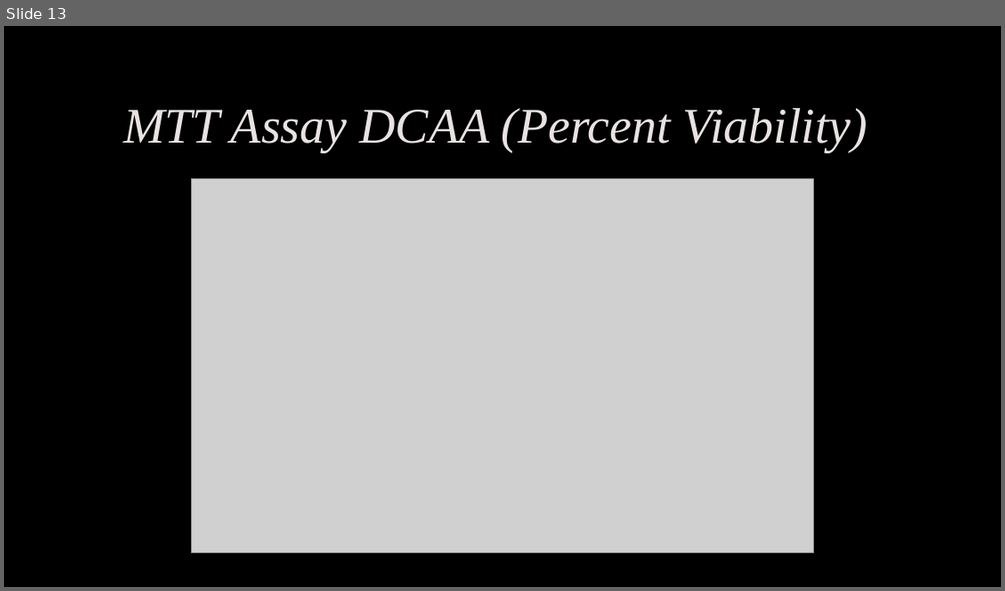
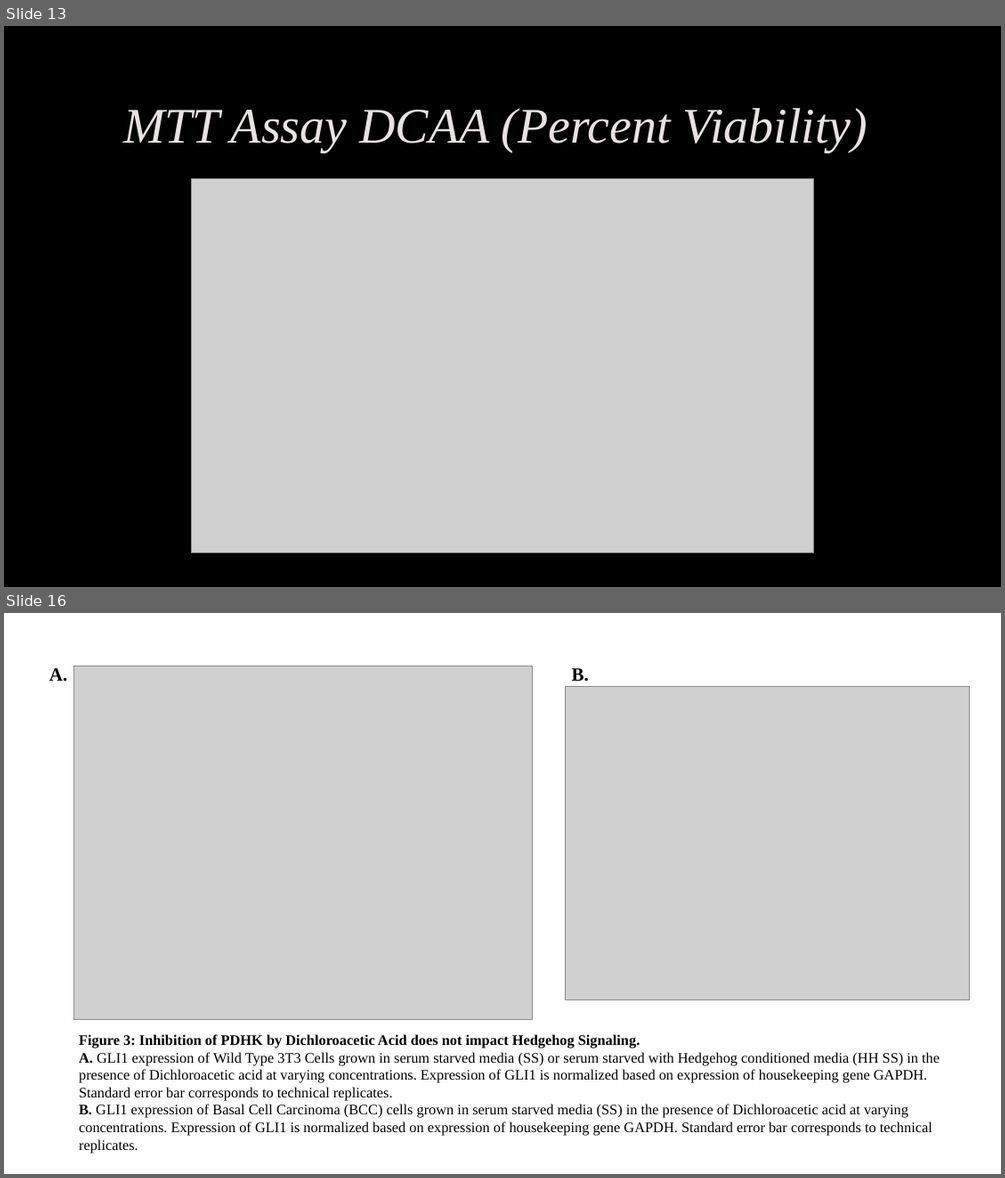
Before and after one commit to phalas25/ph-future-phd, a slide deck: Figures .pptx. Shown one above the other, each under a label of ours: slide 13 before the commit, slides 13 and 16 after it; the slides between them are not shown. The pictures are 1005x591 and 1005x1178 pixels, drawn with LibreOffice and Linux fonts; fonts in the diff are those of the drawing; grey boxes stand for pictures; background and template pictures are left out. Boxes give left, top, right and bottom in pixels: in the first picture for what was removed or moved away, otherwise in the second. Text is boxed around its words. In the diff, an @@ line names an element or a change of style, - is before the commit and + after.

```diff
--- a/Figures .pptx
+++ b/Figures .pptx
@@ slide 16 added at [4,613,1001,1174], background #FFFFFF @@
@@ text added at [49,668,73,682], 18 pt, text #000000, bold @@
+A..
@@ picture added at [74,666,532,1020] @@
@@ picture added at [565,686,971,999] @@
@@ text added at [572,668,593,682], 18 pt, text #000000, bold @@
+B..
@@ text added at [79,1034,939,1153], 14 pt, text #000000 @@
+Figure 3: Inhibition of PDHK by Dichloroacetic Acid does not impact Hedgehog Signaling.
+A. GLI1 expression of Wild Type 3T3 Cells grown in serum starved media (SS) or serum starved with Hedgehog conditioned media (HH SS) in the presence of Dichloroacetic acid at varying concentrations. Expression of GLI1 is normalized based on expression of housekeeping gene GAPDH. Standard error bar corresponds to technical replicates.
+B. GLI1 expression of Basal Cell Carcinoma (BCC) cells grown in serum starved media (SS) in the presence of Dichloroacetic acid at varying concentrations. Expression of GLI1 is normalized based on expression of housekeeping gene GAPDH. Standard error bar corresponds to technical replicates.
```
Also in this commit, not shown: 5 other slides added, 4 other files.
